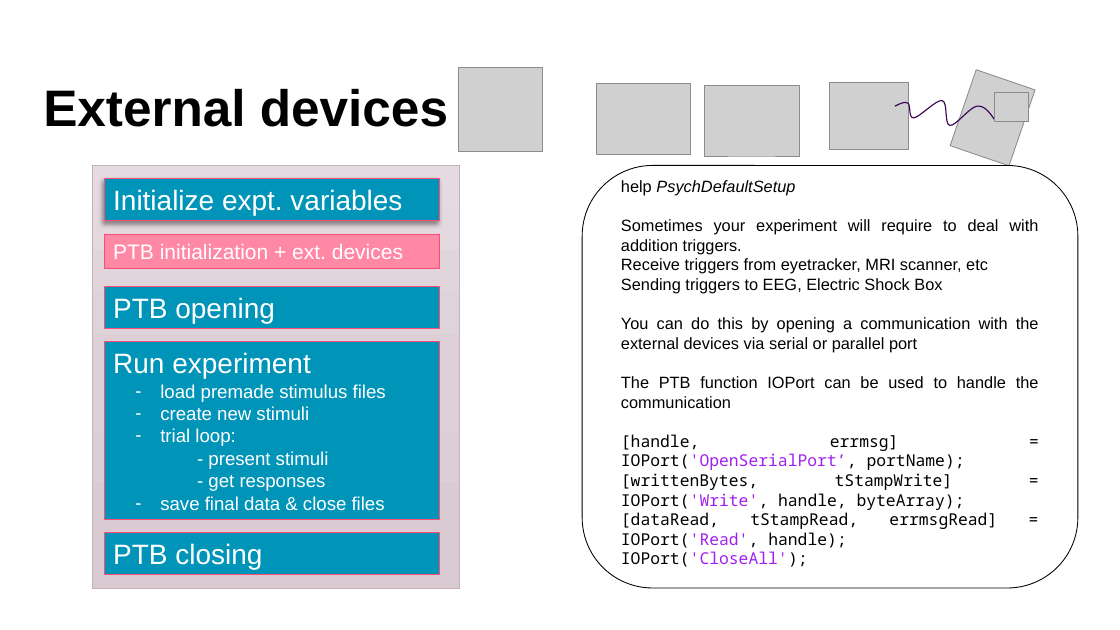
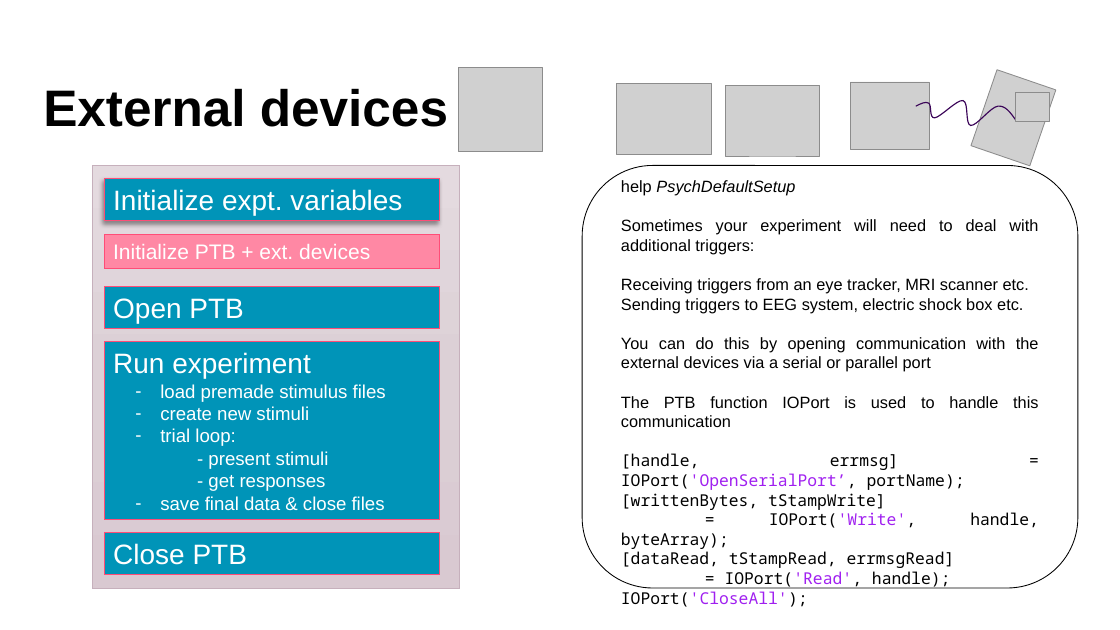
Before and after one commit to Lenakeiz/MatlabPTBExercise, a slide deck: slide 12 of PTB_Lecture2.pptx. Drawn at 1120x630 pixels with LibreOffice and Linux fonts; fonts in the diff are those of the drawing; grey boxes stand for pictures; background and template pictures are left out. Boxes give left, top, right and bottom in pixels: in the first picture for what was removed or moved away, otherwise in the second. Text is boxed around its words. In the diff, an @@ line names an element or a change of style, - is before the commit and + after.

```diff
--- a/PTB_Lecture2.pptx
+++ b/PTB_Lecture2.pptx
@@ 5 pictures, 1 freeform shape: place and size @@
-5 pictures, 1 freeform shape at box(597, 69, 1036, 166)
+5 pictures, 1 freeform shape at box(617, 69, 1057, 166)
@@ text at box(621, 219, 1039, 427): text changed @@
-Sometimes your experiment will require to deal with addition triggers.
-Receive triggers from eyetracker, MRI scanner, etc
-Sending triggers to EEG, Electric Shock Box
-You can do this by opening a communication with the external devices via serial or parallel port
-The PTB function IOPort can be used to handle the communication
+Sometimes your experiment will need to deal with additional triggers:
+Receiving triggers from an eye tracker, MRI scanner etc.
+Sending triggers to EEG system, electric shock box etc.
+You can do this by opening communication with the external devices via a serial or parallel port
+The PTB function IOPort is used to handle this communication
@@ text in rectangle at box(113, 244, 370, 259): text changed @@
-PTB initialization + ext. devices
+Initialize PTB + ext. devices
@@ text in rectangle at box(113, 298, 243, 323): text changed @@
-PTB opening
+Open PTB
@@ text at box(621, 493, 1039, 589): text changed @@
-[writtenBytes, tStampWrite] = IOPort('Write', handle, byteArray);
-[dataRead, tStampRead, errmsgRead] = IOPort('Read', handle);
+[writtenBytes, tStampWrite]
+= IOPort('Write', handle, byteArray);
+[dataRead, tStampRead, errmsgRead]
+= IOPort('Read', handle);
@@ text in rectangle at box(113, 543, 247, 565): text changed @@
-PTB closing
+Close PTB
```
Also in this commit, not shown: 15 other slides changed, 1 other file.
